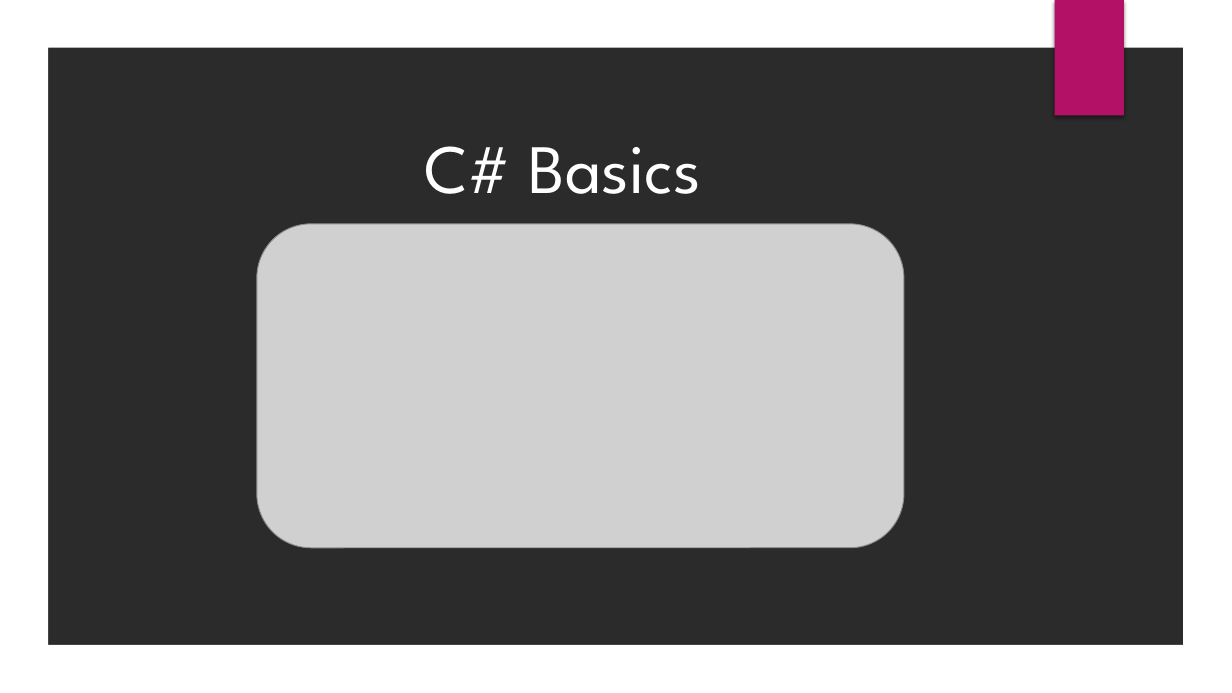
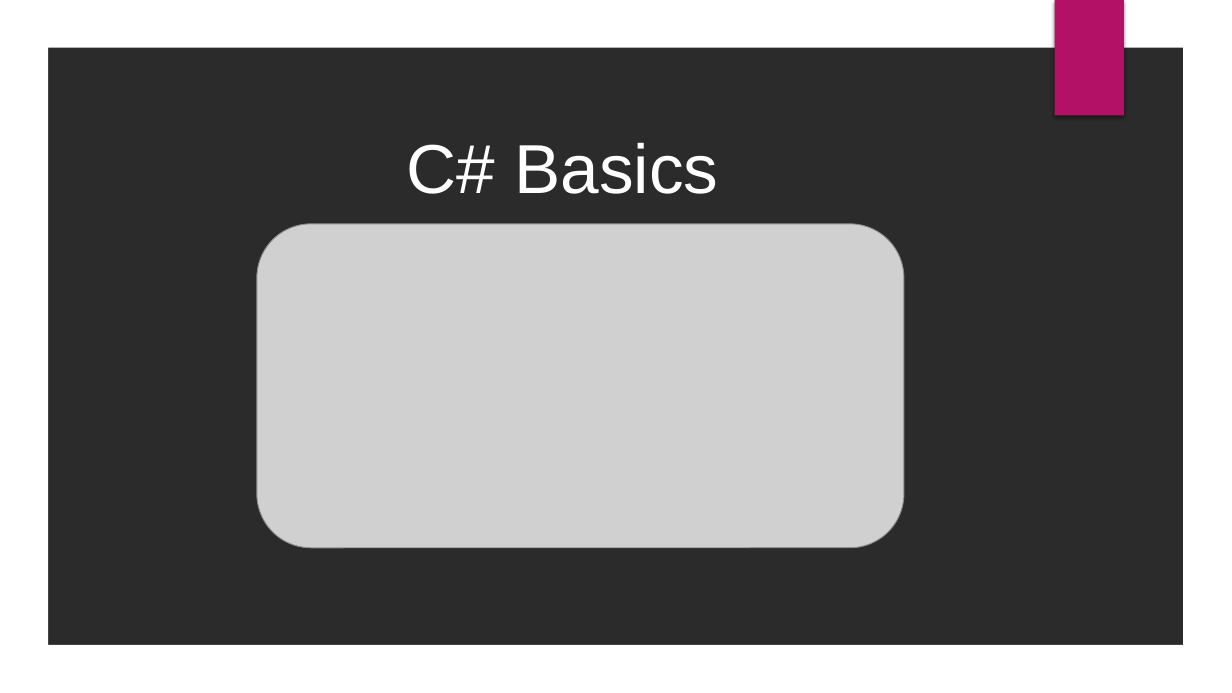
Before and after one commit to velizar92/CSharp-Programming-Presentations, a slide deck: slide 1 of C# Basics.pptx. Drawn at 1232x693 pixels with LibreOffice and Linux fonts; fonts in the diff are those of the drawing; grey boxes stand for pictures; background and template pictures are left out; a plain dark background stands for a picture behind light text. Boxes give left, top, right and bottom in pixels: in the first picture for what was removed or moved away, otherwise in the second. Text is boxed around its words. In the diff, an @@ line names an element or a change of style, - is before the commit and + after.

```diff
--- a/C# Basics.pptx
+++ b/C# Basics.pptx
@@ title "C# Basics" at [407,142,718,194]: font League Spartan to Arial @@
```
Also in this commit, not shown: 5 other slides changed, 6 slides added, 1 slide removed.
